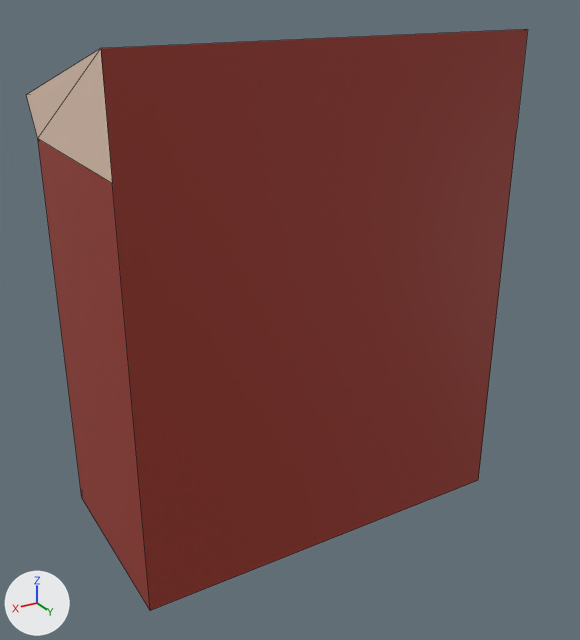
The OBJ model res/models/Buildings/Normal/BigRed.obj: old version first, new version second.
One viewpoint serves both versions: a camera (50 mm lens) standing at (10.49, 17.93, 14.58) and looking at (0.06, 0.55, 5.89). Lighting does not change. The marker at lower left points along +X, +Y and +Z. Mesh edges are drawn as thin lines. Where no turn or scale is listed for an object, it has been applied to the vertices.

In view in the first picture: 'DuzyZwyklyCzerwony'.
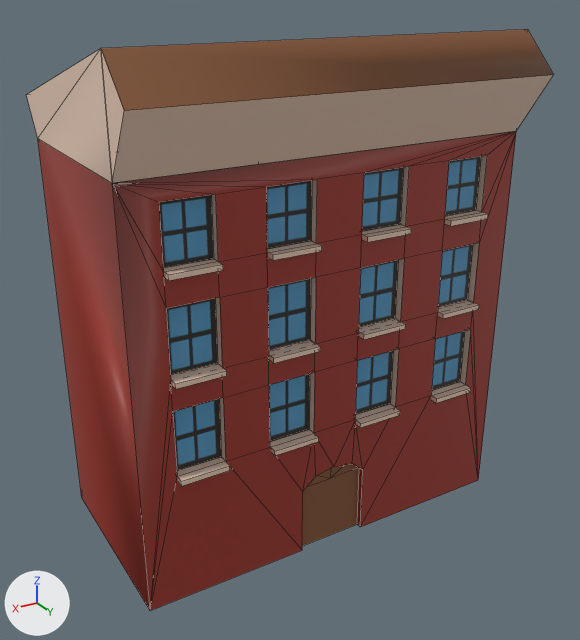
Location of each change, (x1, y1, x2, y2) in pixels of the pictures (580 x 640 px):
'DuzyZwyklyCzerwony', reshaped
    before: (27, 29, 528, 611)
    after: (27, 29, 553, 611)
part 1 of me_duzyzwyklyczerwony, added (brown)
    after: (362, 224, 411, 242)
part 2 of me_duzyzwyklyczerwony, added (brown)
    after: (358, 318, 406, 339)
part 3 of me_duzyzwyklyczerwony, added (brown)
    after: (355, 404, 400, 428)
part 4 of me_duzyzwyklyczerwony, added (brown)
    after: (163, 258, 223, 281)
part 5 of me_duzyzwyklyczerwony, added (brown)
    after: (170, 363, 227, 389)
part 6 of me_duzyzwyklyczerwony, added (brown)
    after: (177, 457, 230, 486)
part 7 of me_duzyzwyklyczerwony, added (brown)
    after: (267, 240, 322, 260)
part 8 of me_duzyzwyklyczerwony, added (brown)
    after: (269, 340, 320, 363)
part 9 of me_duzyzwyklyczerwony, added (brown)
    after: (270, 429, 319, 456)
part 10 of me_duzyzwyklyczerwony, added (brown)
    after: (445, 210, 488, 226)
part 11 of me_duzyzwyklyczerwony, added (brown)
    after: (437, 300, 479, 319)
part 12 of me_duzyzwyklyczerwony, added (brown)
    after: (431, 382, 471, 403)
part 13 of me_duzyzwyklyczerwony, built on
    before: (101, 29, 528, 611)
    after: (69, 29, 553, 611)

The change, as a list of edits to the scene's bpy script:
```text
Change me_duzyzwyklyczerwony:
    remove me_duzyzwyklyczerwony.from_pydata(...)  # 258 vertices, 230 faces; spans x -5.5..5.46, y -3.34..2.75, z 0.0..13.33
    add me_duzyzwyklyczerwony.from_pydata(...)  # 468 vertices, 415 faces; spans x -5.5..5.46, y -3.34..3.75, z 0.0..13.33
    me_duzyzwyklyczerwony part 1: the loose piece of 8 vertices spanning x -2.01..-0.71, y -2.98..-2.51, z 8.66..8.8 is copied, and the copy is scaled about its middle by (-1.02, -1, 1), then moved by (0.04, 5.5, 0.0); it spans x -1.98..-0.65, y 2.51..2.98, z 8.66..8.8
    me_duzyzwyklyczerwony part 2: the loose piece of 8 vertices spanning x -2.01..-0.71, y -2.98..-2.51, z 6.08..6.22 is copied, and the copy is scaled about its middle by (-1.02, -1, 1), then moved by (0.04, 5.5, 0.0); it spans x -1.98..-0.65, y 2.51..2.98, z 6.08..6.22
    me_duzyzwyklyczerwony part 3: the loose piece of 8 vertices spanning x -2.01..-0.71, y -2.98..-2.51, z 3.5..3.64 is copied, and the copy is scaled about its middle by (-1.02, -1, 1), then moved by (0.04, 5.5, 0.0); it spans x -1.98..-0.65, y 2.51..2.98, z 3.5..3.64
    me_duzyzwyklyczerwony part 4: the loose piece of 8 vertices spanning x 0.61..1.94, y -2.98..-2.51, z 8.66..8.8 is copied, and the copy is scaled about its middle by (-0.959, -1, 1), then moved by (2.59, 5.5, 0.0); it spans x 3.23..4.5, y 2.51..2.98, z 8.66..8.8
    me_duzyzwyklyczerwony part 5: the loose piece of 8 vertices spanning x 0.61..1.94, y -2.98..-2.51, z 6.08..6.22 is copied, and the copy is scaled about its middle by (-0.959, -1, 1), then moved by (2.59, 5.5, 0.0); it spans x 3.23..4.5, y 2.51..2.98, z 6.08..6.22
    me_duzyzwyklyczerwony part 6: the loose piece of 8 vertices spanning x 0.61..1.94, y -2.98..-2.51, z 3.5..3.64 is copied, and the copy is scaled about its middle by (-0.959, -1, 1), then moved by (2.59, 5.5, 0.0); it spans x 3.23..4.5, y 2.51..2.98, z 3.5..3.64
    me_duzyzwyklyczerwony part 7: the loose piece of 8 vertices spanning x 0.61..1.94, y -2.98..-2.51, z 8.66..8.8 is copied, and the copy is scaled about its middle by (-0.983, -1, 1), then moved by (0.04, 5.5, 0.0); it spans x 0.66..1.97, y 2.51..2.98, z 8.66..8.8
    me_duzyzwyklyczerwony part 8: the loose piece of 8 vertices spanning x 0.61..1.94, y -2.98..-2.51, z 6.08..6.22 is copied, and the copy is scaled about its middle by (-0.983, -1, 1), then moved by (0.04, 5.5, 0.0); it spans x 0.66..1.97, y 2.51..2.98, z 6.08..6.22
    me_duzyzwyklyczerwony part 9: the loose piece of 8 vertices spanning x 0.61..1.94, y -2.98..-2.51, z 3.5..3.64 is copied, and the copy is scaled about its middle by (-0.983, -1, 1), then moved by (0.04, 5.5, 0.0); it spans x 0.66..1.97, y 2.51..2.98, z 3.5..3.64
    me_duzyzwyklyczerwony part 10: the loose piece of 8 vertices spanning x -2.01..-0.71, y -2.98..-2.51, z 8.66..8.8 is copied, and the copy is scaled about its middle by (-0.976, -1, 1), then moved by (-2.55, 5.5, 0.0); it spans x -4.54..-3.27, y 2.51..2.98, z 8.66..8.8
    me_duzyzwyklyczerwony part 11: the loose piece of 8 vertices spanning x -2.01..-0.71, y -2.98..-2.51, z 6.08..6.22 is copied, and the copy is scaled about its middle by (-0.976, -1, 1), then moved by (-2.55, 5.5, 0.0); it spans x -4.54..-3.27, y 2.51..2.98, z 6.08..6.22
    me_duzyzwyklyczerwony part 12: the loose piece of 8 vertices spanning x -2.01..-0.71, y -2.98..-2.51, z 3.5..3.64 is copied, and the copy is scaled about its middle by (-0.976, -1, 1), then moved by (-2.55, 5.5, 0.0); it spans x -4.54..-3.27, y 2.51..2.98, z 3.5..3.64
    me_duzyzwyklyczerwony part 13: 1 vertex removed from x -5.5, y 2.75, z 10.84; 115 vertices added at x -5.5..5.46, y 2.52..3.75, z 0.0..12.33
```
